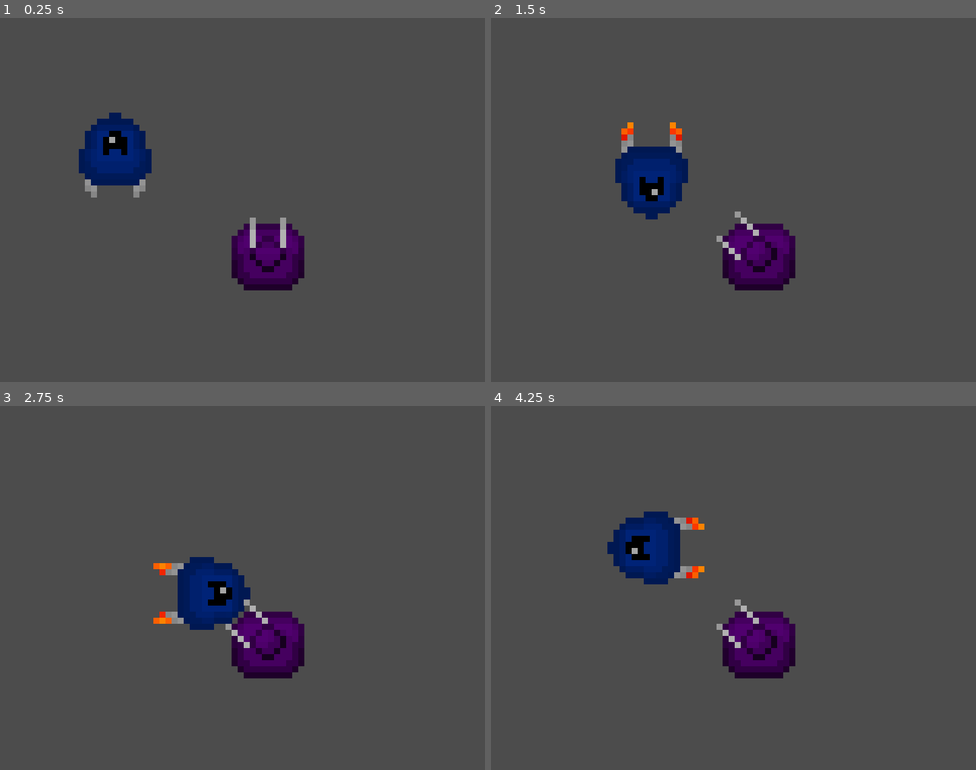
Above: before the commit, frames 1-4 (two rows, left to right).
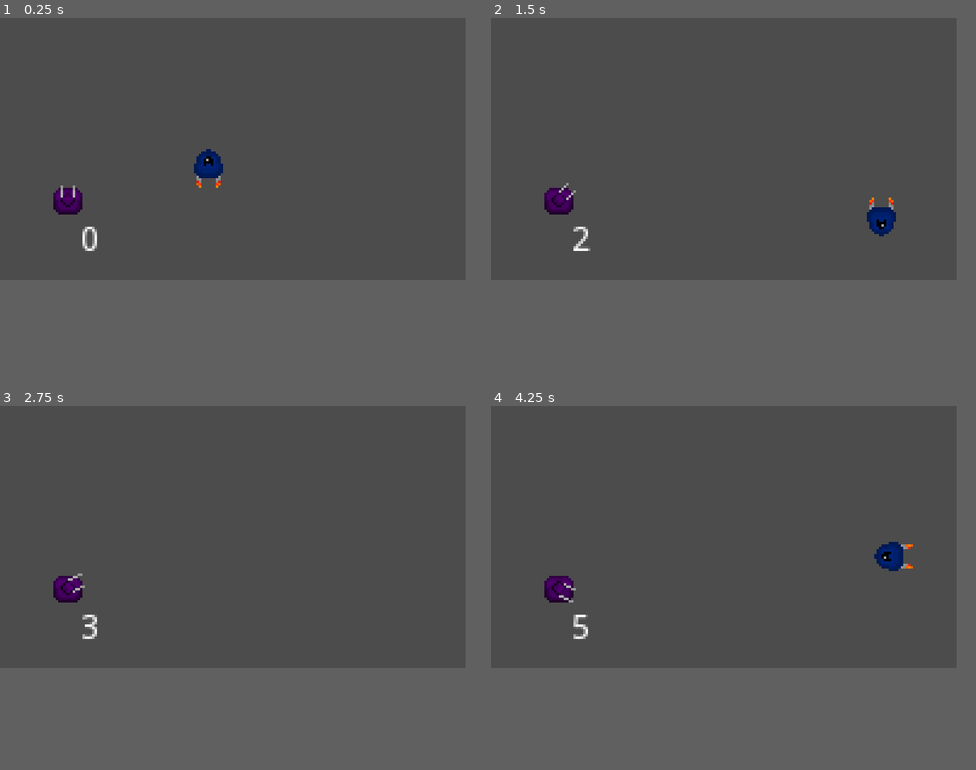
Above: after the commit, the same moments.

Repository: horenso/DefenseGame
Game: Godot game, scene res://Tests/Follow_movment.tscn
Two runs of this game, one before a commit and one after it. Both use one fixed random seed, a clock stepped at 60 frames per second and the inputs below.
Inputs:
- Up to frame 1 (0.25 s): no input
- Up to frame 2 (1.5 s): hold Right (ui_right) 0.53-1.28 s; tap Y (Y) at 0.6, 1.35 s; hold Down (ui_down) from 1.28 s (still down)
- Up to frame 3 (2.75 s): release Down (ui_down) at 2.03 s; hold Right (ui_right) from 2.03 s (still down); tap Y (Y) at 2.1 s
- Up to frame 4 (4.25 s): release Right (ui_right) at 2.78 s; hold Up (ui_up) 2.78-3.53 s; tap Y (Y) at 2.85, 3.6 s; hold Left (ui_left) from 3.53 s (still down)
In our replay, the window is 800x600 before the commit and 768x432 after it. These sizes can differ from the game's own. Grey fills any space a smaller window leaves; there, only what the larger window draws over its background counts as a difference.

The runs differ from the first frame. In frame 1, 6.0% of the frame differs, in the area x 11-63%, y 26-75%; in frame 2, 6.2%; in frame 3, 5.8%; in frame 4, 6.2%, in the area x 11-87%, y 29-75%.

Commit message:
Tower top has 3 positions now, insead of 8, and are rotated/fliped via the script

Diff:
--- a/Scenes/Enemy.tscn
+++ b/Scenes/Enemy.tscn
@@ -22,7 +22,7 @@
 }
 
 [sub_resource type="Animation" id=3]
-loop = true
+length = 0.6
 tracks/0/type = "value"
 tracks/0/path = NodePath(".:frame")
 tracks/0/interp = 1
@@ -30,7 +30,7 @@
 tracks/0/imported = false
 tracks/0/enabled = true
 tracks/0/keys = {
-"times": PoolRealArray( 0, 0.6 ),
+"times": PoolRealArray( 0, 0.3 ),
 "transitions": PoolRealArray( 1, 1 ),
 "update": 1,
 "values": [ 0, 1 ]
@@ -47,7 +47,7 @@
 position = Vector2( 0, 0.2 )
 texture = ExtResource( 2 )
 hframes = 3
-frame = 2
+frame = 1
 
 [node name="AnimationPlayer" type="AnimationPlayer" parent="Rocketship"]
 anims/Idle = SubResource( 2 )
--- a/Scenes/Tower.tscn
+++ b/Scenes/Tower.tscn
@@ -1,26 +1,38 @@
-[gd_scene load_steps=4 format=2]
+[gd_scene load_steps=5 format=2]
 
 [ext_resource path="res://Scripts/Tower.gd" type="Script" id=1]
-[ext_resource path="res://Art/Towers/done2.png" type="Texture" id=2]
+[ext_resource path="res://Art/Towers/tower_1_background.png" type="Texture" id=2]
+[ext_resource path="res://Art/Towers/tower_1_top.png" type="Texture" id=3]
 
 [sub_resource type="CircleShape2D" id=1]
 radius = 21.9513
 
-[node name="rotation_test_2" type="Node2D"]
+[node name="Tower" type="Node2D"]
 script = ExtResource( 1 )
 __meta__ = {
 "_edit_group_": true
 }
 
-[node name="done" type="Sprite" parent="."]
+[node name="background" type="Sprite" parent="."]
 texture = ExtResource( 2 )
-hframes = 9
+
+[node name="top" type="Sprite" parent="."]
+position = Vector2( 0, -1 )
+texture = ExtResource( 3 )
+hframes = 3
+
+[node name="Label" type="Label" parent="."]
+margin_left = 5.14399
+margin_top = 8.85272
+margin_right = 45.144
+margin_bottom = 22.8527
 
 [node name="Timer" type="Timer" parent="."]
 wait_time = 16.0
 autostart = true
 
 [node name="range" type="Area2D" parent="."]
+visible = false
 
 [node name="CollisionShape2D" type="CollisionShape2D" parent="range"]
 position = Vector2( 0.5, -1.5 )
--- a/Scripts/Enemy.gd
+++ b/Scripts/Enemy.gd
@@ -1,8 +1,12 @@
 extends Node2D
 
+# core attributes
+var SPEED = 100
+var VALUE = 0
+var LIFE = 100
+var CAUSING_DAMAGE = 10
+
 onready var animation_player = get_node("Rocketship/AnimationPlayer")
-
-var SPEED = 100
 var has_moved = false
 
 func _ready():
@@ -32,6 +36,5 @@
 		set_global_rotation_degrees(0)
 		has_moved = true
 
-
 	if not has_moved:
 		animation_player.play("Idle")
--- a/Scripts/Tower.gd
+++ b/Scripts/Tower.gd
@@ -1,10 +1,18 @@
 extends Node2D
+
+# core attributes
+var UPGRADE_STATE = 0
+var PRICE_TO_BUY = 0
+var RANGE = 10
+var REACTION_TIME = 1
+var SHOOTING_SPEED = 1
+var DAMAGE = 1
 
 # towers rotation, handled by the animation frames
 var fake_rotation = 0
 
 # sprite node, to change the animation frames
-onready var sprite_node = get_node("done")
+onready var top = get_node("top")
 onready var collision_shape_node = get_node("range/CollisionShape2D")
 
 # list of enemies that the tower sees
@@ -18,11 +26,15 @@
 
 func _ready():
 	set_process(true)
-	draw_circle(collision_shape_node.position, 20.0, Color(12))
 
 func _process(delta):
+	select_enemy()
+	if Input.is_action_just_released("Y"):
+		fake_rotation = (fake_rotation + 1) % 16
 	update_fake_rotation()
+	get_node("Label").text = str(fake_rotation)
 
+func select_enemy():
 	if selected_enemy == null:
 		if not list_of_enemies.empty():
 			selected_enemy = list_of_enemies[0]
@@ -32,17 +44,52 @@
 		angle_enemy = 90 + rad2deg(get_angle_to(selected_enemy.position))
 		if angle_enemy < 0:
 			angle_enemy = 360 + angle_enemy
-		fake_rotation = int(round(angle_enemy / 22.5))
+		fake_rotation = int(floor(angle_enemy / 22.5))
 
 # update the towers rotation frames,
 # fake_rotation is value between 0 and 15
 func update_fake_rotation():
-	if fake_rotation <= 8:
-		sprite_node.set_frame(fake_rotation)
-		sprite_node.set_flip_h(false)
-	else:
-		sprite_node.set_frame(16 - fake_rotation)
-		sprite_node.set_flip_h(true)
+	match fake_rotation:
+		0, 1, 2:
+			top.rotation = 0
+			top.set_frame(fake_rotation)
+			top.set_flip_h(false)
+			top.set_flip_v(false)
+		3:
+			top.rotation = PI*0.5
+			top.set_frame(1)
+			top.set_flip_h(true)
+			top.set_flip_v(false)
+		4, 5, 6:
+			top.rotation = PI*0.5
+			top.set_frame(fake_rotation - 4)
+			top.set_flip_h(false)
+			top.set_flip_v(false)
+		7:
+			top.rotation = PI
+			top.set_frame(1)
+			top.set_flip_h(true)
+			top.set_flip_v(false)
+		8, 9, 10:
+			top.rotation = 0
+			top.set_frame(fake_rotation - 8)
+			top.set_flip_h(true)
+			top.set_flip_v(true)
+		11:
+			top.rotation = PI*0.5
+			top.set_frame(1)
+			top.set_flip_h(false)
+			top.set_flip_v(true)
+		12, 13, 14:
+			top.rotation = PI*0.5
+			top.set_frame(fake_rotation - 12)
+			top.set_flip_h(true)
+			top.set_flip_v(true)
+		15:
+			top.rotation = 0
+			top.set_frame(1)
+			top.set_flip_h(true)
+			top.set_flip_v(false)
 
 func _on_range_area_entered(area):
 	list_of_enemies.append(area)
--- a/Tests/Follow_movment.tscn
+++ b/Tests/Follow_movment.tscn
@@ -3,14 +3,11 @@
 [ext_resource path="res://Scenes/Enemy.tscn" type="PackedScene" id=1]
 [ext_resource path="res://Scenes/Tower.tscn" type="PackedScene" id=2]
 
-
-
-
 [node name="Test" type="Node2D"]
 
 [node name="Enemy" parent="." instance=ExtResource( 1 )]
-position = Vector2( 190, 234 )
+position = Vector2( 86.1513, 61.9746 )
+scale = Vector2( 1, 1 )
 
-[node name="Tower" parent="." instance=ExtResource( 2 )]
-position = Vector2( 442, 399 )
-scale = Vector2( 10, 10 )
+[node name="tower" parent="." instance=ExtResource( 2 )]
+position = Vector2( 28.2316, 75.9356 )
--- a/project.godot
+++ b/project.godot
@@ -22,7 +22,9 @@
 
 [display]
 
-window/size/width=800
+window/size/width=192
+window/size/height=108
+window/size/fullscreen=true
 window/stretch/mode="viewport"
 window/stretch/aspect="keep"
 
Renamed: Art/Towers/1.png -> Art/Legacy/1.png
Not shown, changed: Art/Legacy/1.png.import
Renamed: Art/Towers/2.png -> Art/Legacy/2.png
Not shown, added: Art/Legacy/2.png.import
Renamed: Art/Towers/3.png -> Art/Legacy/3.png
Not shown, changed: Art/Legacy/3.png.import
Renamed: Art/Towers/5.png -> Art/Legacy/5.png
Not shown, changed: Art/Legacy/5.png.import
Renamed: Art/Towers/done.png -> Art/Legacy/done.png
Not shown, added: Art/Legacy/done.png.import
Renamed: Art/Towers/done1.png -> Art/Legacy/done1.png
Not shown, changed: Art/Legacy/done1.png.import
(and 15 more such lines)
